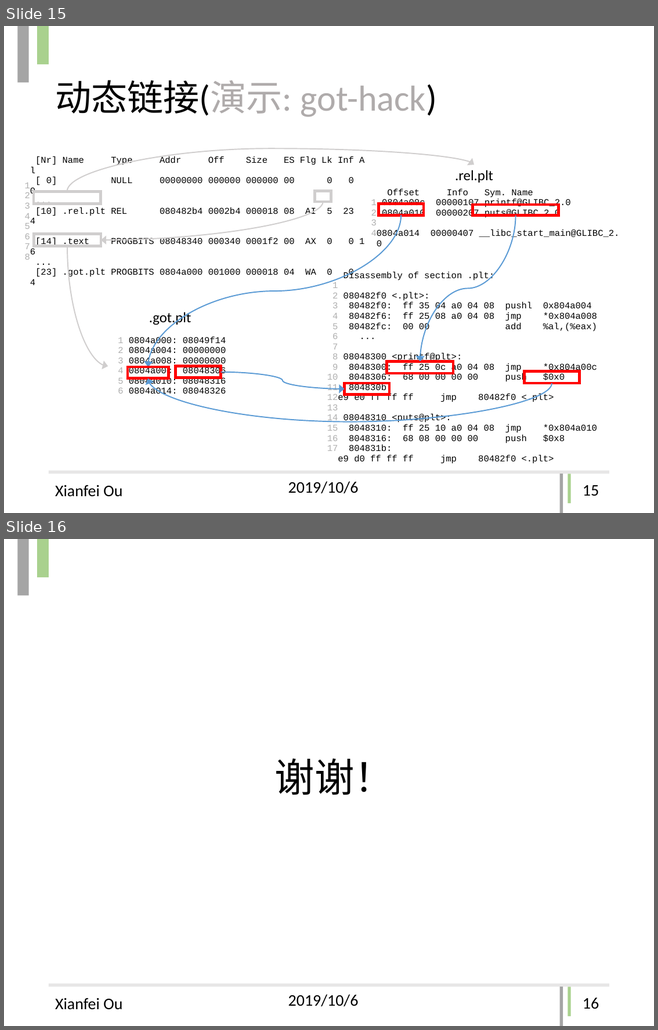
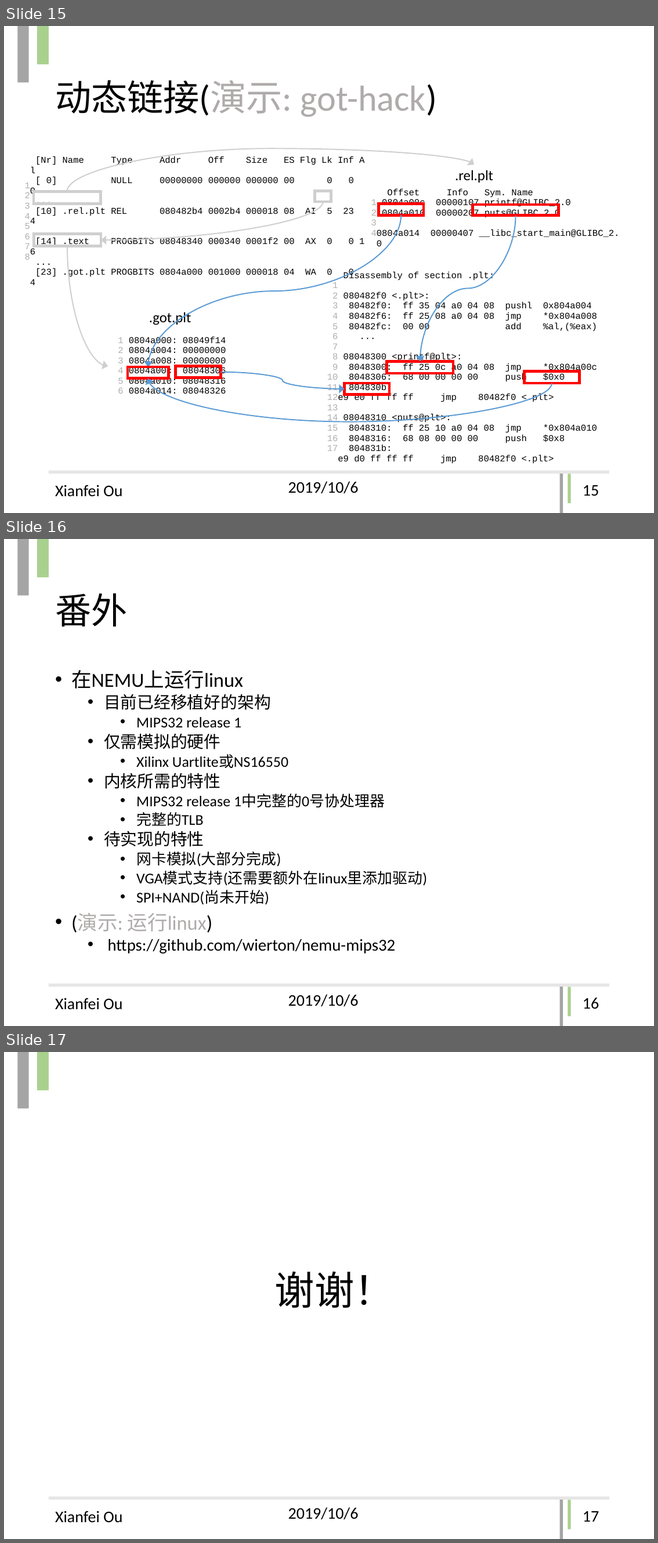
Before and after one commit to wierton/ELF-structure, a slide deck: ELF-structure.pptx. Shown one above the other, each under a label of ours: slides 15 and 16 before the commit, slides 15, 16 and 17 after it. The pictures are 658x1030 and 658x1543 pixels, drawn with LibreOffice and Linux fonts; fonts in the diff are those of the drawing. Boxes give left, top, right and bottom in pixels: in the first picture for what was removed or moved away, otherwise in the second. Text is boxed around its words. In the diff, an @@ line names an element or a change of style, - is before the commit and + after.

Commit message:
update slides

```diff
--- a/ELF-structure.pptx
+++ b/ELF-structure.pptx
@@ slide 16 added at <box>4,539,654,1026</box>, background #FFFFFF; not listed: 8 template elements that a slide beside it also shows @@
@@ title added at <box>55,593,127,627</box>, 40 pt, text #000000 @@
+番外
@@ text added at <box>71,670,427,954</box>, 16.6 pt, text #000000 @@
+• 在NEMU上运行linux
+  • 目前已经移植好的架构
+    • MIPS32 release 1
+  • 仅需模拟的硬件
+    • Xilinx Uartlite或NS16550
+  • 内核所需的特性
+    • MIPS32 release 1中完整的0号协处理器
+    • 完整的TLB
+  • 待实现的特性
+    • 网卡模拟(大部分完成)
+    • VGA模式支持(还需要额外在linux里添加驱动)
+    • SPI+NAND(尚未开始)
+• (演示: 运行linux)
+  • https://github.com/wierton/nemu-mips32
@@ what was slide 16 is now slide 17 @@
@@ page number at <box>582,1511,598,1522</box>: text changed @@
-16
+17
```
Also in this commit, not shown: 1 other file.
